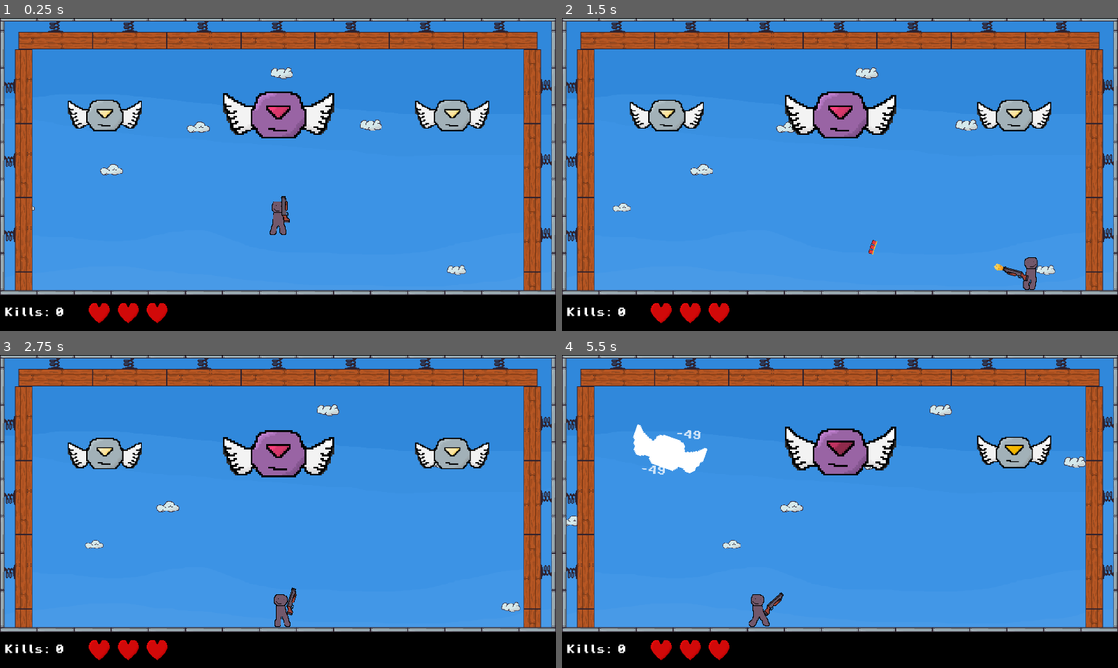
Above: before the commit, frames 1-4 (two rows, left to right).
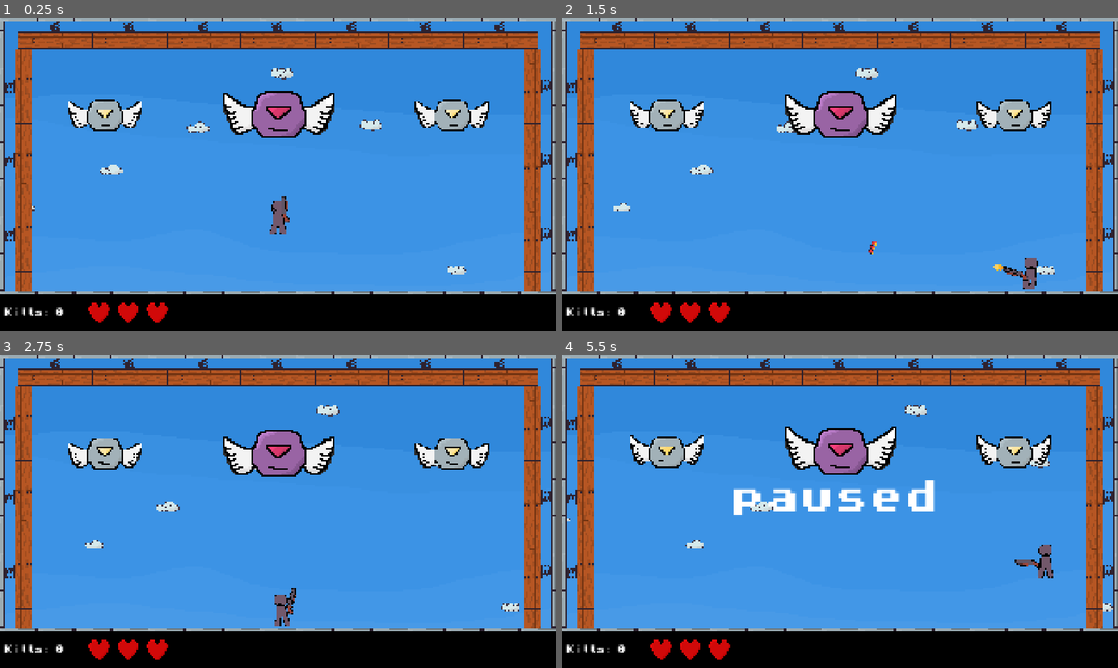
Above: after the commit, the same moments.

Repository: Sominnyusz/Vault
Game: Godot game, scene res://scenes/game.tscn
Two runs of this game, one before a commit and one after it. Both use one fixed random seed, a clock stepped at 60 frames per second and the inputs below.
Inputs (mouse positions are in pixels of both pictures, inside the frame that each line leads up to):
- Up to frame 1 (0.25 s): no input
- Up to frame 2 (1.5 s): tap Enter (playAgain) at 0.5, 0.6 s; move the mouse to (962, 158) at 0.52 s; hold D (move_Right) from 0.53 s (still down); tap Space (jump) at 0.77 s; move the mouse to (728, 190) at 1.27 s; click (728, 190) at 1.35 s
- Up to frame 3 (2.75 s): tap Space (jump) at 1.52 s; move the mouse to (333, 442) at 2.02 s; release D (move_Right) at 2.03 s; hold A (move_Left) from 2.03 s (still down); tap Enter (playAgain) at 2.1 s
- Up to frame 4 (5.5 s): move the mouse to (812, 574) at 2.77 s; release A (move_Left) at 2.78 s; hold D (move_Right) 2.78-4.28 s; click (812, 574) at 2.85 s; tap Space (jump) at 3.02, 3.77, 4.52 s; move the mouse to (1006, 558) at 3.52 s; tap Enter (playAgain) at 3.6, 5.1 s; tap Escape (pauseMenu, bound only after the commit) at 4.15 s; move the mouse to (673, 464) at 4.27 s; hold A (move_Left) 4.28-5.03 s; click (673, 464) at 4.35 s; move the mouse to (867, 511) at 5.02 s; hold D (move_Right) from 5.03 s (still down)

The runs differ from the first frame. In frame 1, 6.7% of the frame differs, in the area x 0-100%, y 0-98%; in frame 2, 6.8%; in frame 3, 6.6%; in frame 4, 11%.

Commit message:
V.1.7: Small Enemy Type; Pause Menu Beta

Diff:
--- a/project.godot
+++ b/project.godot
@@ -20,7 +20,7 @@
 window/size/viewport_width=1920
 window/size/viewport_height=1080
 window/size/mode=3
-window/stretch/mode="viewport"
+window/stretch/mode="canvas_items"
 window/stretch/aspect="expand"
 
 [global_group]
@@ -70,6 +70,11 @@
 "events": [Object(InputEventKey,"resource_local_to_scene":false,"resource_name":"","device":-1,"window_id":0,"alt_press …(195 unchanged characters)…
 ]
 }
+pauseMenu={
+"deadzone": 0.2,
+"events": [Object(InputEventKey,"resource_local_to_scene":false,"resource_name":"","device":-1,"window_id":0,"alt_pressed":false,"shift_pressed":false,"ctrl_pressed":false,"meta_pressed":false,"pressed":false,"keycode":0,"physical_keycode":4194305,"key_label":0,"unicode":0,"location":0,"echo":false,"script":null)
+]
+}
 
 [layer_names]
 
--- a/scenes/enemy.tscn
+++ b/scenes/enemy.tscn
@@ -3,9 +3,11 @@
 [ext_resource type="Script" uid="uid://c00jgtopei5k4" path="res://scripts/drone.gd" id="1_5uy6h"]
 [ext_resource type="Shader" uid="uid://21lhkqm3k4a0" path="res://assets/drone.gdshader" id="2_c4w8v"]
 [ext_resource type="Texture2D" uid="uid://dienlqukbo7vq" path="res://assets/bigdrone_attack.png" id="3_nenq2"]
-[ext_resource type="Texture2D" uid="uid://64g3kphmqr5u" path="res://assets/smalldrone_attack.png" id="3_xwavj"]
+[ext_resource type="Texture2D" uid="uid://64g3kphmqr5u" path="res://assets/normaldrone_attack.png" id="3_xwavj"]
 [ext_resource type="Texture2D" uid="uid://dp0t4vbk570qo" path="res://assets/bigdrone_idle.png" id="4_md484"]
-[ext_resource type="Texture2D" uid="uid://b2t8wvx7iikvb" path="res://assets/smalldrone_idle.png" id="4_nenq2"]
+[ext_resource type="Texture2D" uid="uid://b2t8wvx7iikvb" path="res://assets/normaldrone_idle.png" id="4_nenq2"]
+[ext_resource type="Texture2D" uid="uid://drb2r4pwfinki" path="res://assets/smalldrone_attack.png" id="7_md484"]
+[ext_resource type="Texture2D" uid="uid://c10x6cnn2ics7" path="res://assets/smalldrone_idle.png" id="8_ipns3"]
 
 [sub_resource type="ShaderMaterial" id="ShaderMaterial_kv6y5"]
 resource_local_to_scene = true
@@ -133,6 +135,66 @@
 atlas = ExtResource("4_nenq2")
 region = Rect2(576, 0, 64, 64)
 
+[sub_resource type="AtlasTexture" id="AtlasTexture_wjec0"]
+atlas = ExtResource("7_md484")
+region = Rect2(0, 0, 64, 64)
+
+[sub_resource type="AtlasTexture" id="AtlasTexture_i4rgx"]
+atlas = ExtResource("7_md484")
+region = Rect2(64, 0, 64, 64)
+
+[sub_resource type="AtlasTexture" id="AtlasTexture_2mchx"]
+atlas = ExtResource("7_md484")
+region = Rect2(128, 0, 64, 64)
+
+[sub_resource type="AtlasTexture" id="AtlasTexture_t3vcr"]
+atlas = ExtResource("7_md484")
+region = Rect2(192, 0, 64, 64)
+
+[sub_resource type="AtlasTexture" id="AtlasTexture_qaulx"]
+atlas = ExtResource("7_md484")
+region = Rect2(256, 0, 64, 64)
+
+[sub_resource type="AtlasTexture" id="AtlasTexture_1f82d"]
+atlas = ExtResource("8_ipns3")
+region = Rect2(0, 0, 64, 64)
+
+[sub_resource type="AtlasTexture" id="AtlasTexture_lioqc"]
+atlas = ExtResource("8_ipns3")
+region = Rect2(64, 0, 64, 64)
+
+[sub_resource type="AtlasTexture" id="AtlasTexture_0lg75"]
+atlas = ExtResource("8_ipns3")
+region = Rect2(128, 0, 64, 64)
+
+[sub_resource type="AtlasTexture" id="AtlasTexture_lsnsy"]
+atlas = ExtResource("8_ipns3")
+region = Rect2(192, 0, 64, 64)
+
+[sub_resource type="AtlasTexture" id="AtlasTexture_thsr5"]
+atlas = ExtResource("8_ipns3")
+region = Rect2(256, 0, 64, 64)
+
+[sub_resource type="AtlasTexture" id="AtlasTexture_ekh6n"]
+atlas = ExtResource("8_ipns3")
+region = Rect2(320, 0, 64, 64)
+
+[sub_resource type="AtlasTexture" id="AtlasTexture_2sbpf"]
+atlas = ExtResource("8_ipns3")
+region = Rect2(384, 0, 64, 64)
+
+[sub_resource type="AtlasTexture" id="AtlasTexture_78kod"]
+atlas = ExtResource("8_ipns3")
+region = Rect2(448, 0, 64, 64)
+
+[sub_resource type="AtlasTexture" id="AtlasTexture_605iw"]
+atlas = ExtResource("8_ipns3")
+region = Rect2(512, 0, 64, 64)
+
+[sub_resource type="AtlasTexture" id="AtlasTexture_x6q4o"]
+atlas = ExtResource("8_ipns3")
+region = Rect2(576, 0, 64, 64)
+
 [sub_resource type="SpriteFrames" id="SpriteFrames_4cumu"]
 animations = [{
 "frames": [{
@@ -279,6 +341,79 @@
 }],
 "loop": 1,
 "name": &"normaldefault",
+"speed": 5.0
+}, {
+"frames": [{
+"duration": 1.0,
+"texture": SubResource("AtlasTexture_wjec0")
+}, {
+"duration": 1.0,
+"texture": SubResource("AtlasTexture_i4rgx")
+}, {
+"duration": 1.0,
+"texture": SubResource("AtlasTexture_2mchx")
+}, {
+"duration": 1.0,
+"texture": SubResource("AtlasTexture_t3vcr")
+}, {
+"duration": 1.0,
+"texture": SubResource("AtlasTexture_qaulx")
+}, {
+"duration": 1.0,
+"texture": SubResource("AtlasTexture_qaulx")
+}, {
+"duration": 1.0,
+"texture": SubResource("AtlasTexture_qaulx")
+}, {
+"duration": 1.0,
+"texture": SubResource("AtlasTexture_qaulx")
+}, {
+"duration": 1.0,
+"texture": SubResource("AtlasTexture_qaulx")
+}, {
+"duration": 1.0,
+"texture": SubResource("AtlasTexture_qaulx")
+}, {
+"duration": 1.0,
+"texture": SubResource("AtlasTexture_qaulx")
+}],
+"loop": 1,
+"name": &"smallattack",
+"speed": 8.0
+}, {
+"frames": [{
+"duration": 1.0,
+"texture": SubResource("AtlasTexture_1f82d")
+}, {
+"duration": 1.0,
+"texture": SubResource("AtlasTexture_lioqc")
+}, {
+"duration": 1.0,
+"texture": SubResource("AtlasTexture_0lg75")
+}, {
+"duration": 1.0,
+"texture": SubResource("AtlasTexture_lsnsy")
+}, {
+"duration": 1.0,
+"texture": SubResource("AtlasTexture_thsr5")
+}, {
+"duration": 1.0,
+"texture": SubResource("AtlasTexture_ekh6n")
+}, {
+"duration": 1.0,
+"texture": SubResource("AtlasTexture_2sbpf")
+}, {
+"duration": 1.0,
+"texture": SubResource("AtlasTexture_78kod")
+}, {
+"duration": 1.0,
+"texture": SubResource("AtlasTexture_605iw")
+}, {
+"duration": 1.0,
+"texture": SubResource("AtlasTexture_x6q4o")
+}],
+"loop": 1,
+"name": &"smalldefault",
 "speed": 5.0
 }]
 
@@ -396,7 +531,7 @@
 material = SubResource("ShaderMaterial_kv6y5")
 scale = Vector2(2, 2)
 sprite_frames = SubResource("SpriteFrames_4cumu")
-animation = &"bigattack"
+animation = &"smallattack"
 autoplay = "normaldefault"
 
 [node name="AnimationPlayer" type="AnimationPlayer" parent="Sprite" unique_id=1014620310]
--- a/scenes/game.tscn
+++ b/scenes/game.tscn
@@ -9,6 +9,8 @@
 [ext_resource type="FontFile" uid="uid://b02aqbl1bnjyc" path="res://assets/PixelOperator8-Bold.ttf" id="7_u5sy4"]
 [ext_resource type="Script" uid="uid://48vreyi4ud7i" path="res://scripts/healthbar.gd" id="8_0tnpc"]
 [ext_resource type="PackedScene" uid="uid://qo14vpvhtuw" path="res://scenes/heart.tscn" id="9_0tnpc"]
+[ext_resource type="PackedScene" uid="uid://cmbf2oofhnjbb" path="res://scenes/pause_menu.tscn" id="10_vtaks"]
+[ext_resource type="Script" uid="uid://dcmrfu3qnrcqx" path="res://scripts/pause.gd" id="11_kvpfn"]
 
 [sub_resource type="TileSetAtlasSource" id="TileSetAtlasSource_lbhrr"]
 texture = ExtResource("2_lnu2h")
@@ -247,3 +249,12 @@
 layout_mode = 1
 offset_left = 100.0
 offset_right = 100.0
+
+[node name="PauseMenu" parent="." unique_id=1052113636 instance=ExtResource("10_vtaks")]
+process_mode = 3
+visible = false
+offset_left = -480.0
+offset_top = -270.0
+offset_right = -480.0
+offset_bottom = -270.0
+script = ExtResource("11_kvpfn")
--- /dev/null
+++ b/scenes/pause_menu.tscn
@@ -0,0 +1,21 @@
+[gd_scene format=3 uid="uid://cmbf2oofhnjbb"]
+
+[ext_resource type="FontFile" uid="uid://b02aqbl1bnjyc" path="res://assets/PixelOperator8-Bold.ttf" id="1_n87rw"]
+
+[node name="PauseMenu" type="Control" unique_id=1052113636]
+layout_mode = 3
+anchors_preset = 15
+anchor_right = 1.0
+anchor_bottom = 1.0
+grow_horizontal = 2
+grow_vertical = 2
+
+[node name="Label" type="Label" parent="." unique_id=635844019]
+layout_mode = 0
+offset_left = 289.0
+offset_top = 216.0
+offset_right = 649.0
+offset_bottom = 277.0
+theme_override_fonts/font = ExtResource("1_n87rw")
+theme_override_font_sizes/font_size = 60
+text = "paused"
--- a/scripts/drone.gd
+++ b/scripts/drone.gd
@@ -30,10 +30,12 @@
 	if not player.death and attacking:
 		attacking = false
 		sprite.play(type.to_lower() + "default")
-		await get_tree().create_timer(randf_range(3, 5)).timeout
+		var tween = create_tween().set_pause_mode(Tween.TWEEN_PAUSE_BOUND)
+		await tween.tween_interval(randf_range(3, 5)).finished
 
 		sprite.play(type.to_lower() + "attack")
-		await get_tree().create_timer(randf_range(0.4, 1)).timeout
+		var tween2 = create_tween().set_pause_mode(Tween.TWEEN_PAUSE_BOUND)
+		await tween2.tween_interval(randf_range(0.4, 1)).finished
 
 
 		rotate(get_angle_to(player.global_position))
@@ -44,7 +46,8 @@
 		rotation_degrees /= 5
 
 		move = true
-		await get_tree().create_timer(randf_range(0.4, 0.8)).timeout
+		var tween3 = create_tween().set_pause_mode(Tween.TWEEN_PAUSE_BOUND)
+		await tween3.tween_interval(randf_range(0.4, 0.8)).finished
 		move = false
 		rotation = 0
 
@@ -53,7 +56,8 @@
 
 		sprite.play(type.to_lower() + "default")
 		sprite.flip_h = false
-		await get_tree().create_timer(randf_range(3, 5)).timeout
+		var tween4 = create_tween().set_pause_mode(Tween.TWEEN_PAUSE_BOUND)
+		await tween4.tween_interval(randf_range(3, 5)).finished
 		attacking = true
 
 
@@ -66,7 +70,8 @@
 		instance.speed = orb_speed + randi_range(-25, 25) + game.kills
 
 		get_tree().current_scene.add_child(instance)
-		await get_tree().create_timer(0.15).timeout
+		var tween = create_tween().set_pause_mode(Tween.TWEEN_PAUSE_BOUND)
+		await tween.tween_interval(0.15).finished
 
 func takedmg(dmg: int):
 	health -= dmg
@@ -79,7 +84,8 @@
 
 	else:
 		animation.play("hurt")
-	await get_tree().create_timer(0.6).timeout
+	var tween = create_tween().set_pause_mode(Tween.TWEEN_PAUSE_BOUND)
+	await tween.tween_interval(0.6).finished
 	if not dead:
 		animation.play("RESET")
 
@@ -103,5 +109,6 @@
 		hitbox.disabled = true
 		dead = true
 		game.kill()
-		await get_tree().create_timer(1).timeout
+		var tween = create_tween().set_pause_mode(Tween.TWEEN_PAUSE_BOUND)
+		await tween.tween_interval(1).finished
 		queue_free()
--- a/scripts/game.gd
+++ b/scripts/game.gd
@@ -7,13 +7,14 @@
 var player
 
 var kills: int = 0
+var pause: bool = false
 
 var layouts = [
 	[["normal", "normal", "normal"], [2, 4, 6]],
 	[["normal", "big", "normal"], [1, 4, 7]],
 	[["normal", "normal", "normal", "normal"], [1, 2, 6, 7]],
-	[["normal", "normal", "normal", "normal"], [1, 7, 8, 9]],
-	[["normal", "normal", "big", "normal", "normal"], [1, 7, 4, 8, 9]]
+	[["normal", "normal", "small", "small"], [1, 7, 8, 9]],
+	[["normal", "normal", "big", "small", "small"], [1, 7, 4, 8, 9]]
 ]
 
 func _ready() -> void:
@@ -22,7 +23,8 @@
 func _process(delta: float) -> void:
 	if not get_node("Enemies").get_children():
 		spawnwave()
-		await get_tree().create_timer(1).timeout
+		var tween = create_tween().set_pause_mode(Tween.TWEEN_PAUSE_BOUND)
+		await tween.tween_interval(1.0).finished
 
 func spawnwave():
 	var layout = randi_range(0, len(layouts) - 1)
@@ -35,12 +37,18 @@
 				instance.health = 300
 				instance.orb_count = 3
 				instance.orb_speed = 300
+				instance.scale = Vector2(1, 1)
+			"small":
+				instance.type = "Small"
+				instance.health = 200
+				instance.orb_count = 2
+				instance.orb_speed = 350
+				instance.scale = Vector2(0.75, 0.75)
 			"big":
 				instance.type = "Big"
 				instance.health = 750
 				instance.orb_count = 4
 				instance.orb_speed = 250
-
 				instance.scale = Vector2(1.5, 1.5)
 
 		instance.global_position = spawn_points.get_child(layouts[layout][1][i]).global_position
--- a/scripts/healthbar.gd
+++ b/scripts/healthbar.gd
@@ -6,5 +6,6 @@
 func damage(lives):
 	var heart = get_child(lives).get_child(0)
 	heart.get_child(0).play("break")
-	await get_tree().create_timer(0.3).timeout
+	var tween = create_tween().set_pause_mode(Tween.TWEEN_PAUSE_BOUND)
+	await tween.tween_interval(0.3).finished
 	heart.texture = brokenheart
--- a/scripts/indicator.gd
+++ b/scripts/indicator.gd
@@ -4,5 +4,6 @@
 
 func _ready() -> void:
 	animation_player.play("indicator")
-	await get_tree().create_timer(1).timeout
+	var tween = create_tween().set_pause_mode(Tween.TWEEN_PAUSE_BOUND)
+	await tween.tween_interval(1.0).finished
 	queue_free()
--- /dev/null
+++ b/scripts/pause.gd
@@ -0,0 +1,15 @@
+extends Control
+
+var pause: bool = false
+
+func _ready() -> void:
+	self.visible = false
+
+func _input(event: InputEvent) -> void:
+	if Input.is_action_just_pressed("pauseMenu"):
+		pausefunc()
+
+func pausefunc():
+		pause = !pause
+		get_tree().paused = pause
+		self.visible = pause
Binary file removed: assets/bigdrone.png
Binary file added: assets/normaldrone_attack.png
Not shown, added: assets/normaldrone_attack.png.import
Binary file added: assets/normaldrone_idle.png
Not shown, changed: assets/normaldrone_idle.png.import
Binary file changed: assets/smalldrone_attack.png
Not shown, changed: assets/smalldrone_attack.png.import
Binary file changed: assets/smalldrone_idle.png
Not shown, changed: assets/smalldrone_idle.png.import
Not shown, added: scripts/pause.gd.uid
Not shown, changed: Vault Linux/Vault.pck
Not shown, changed: Vault.exe
